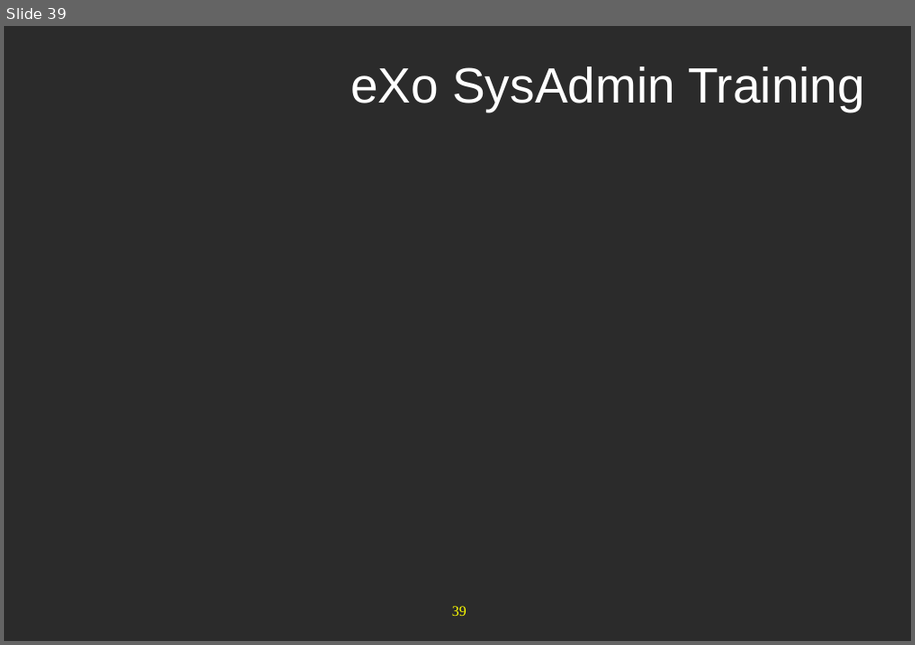
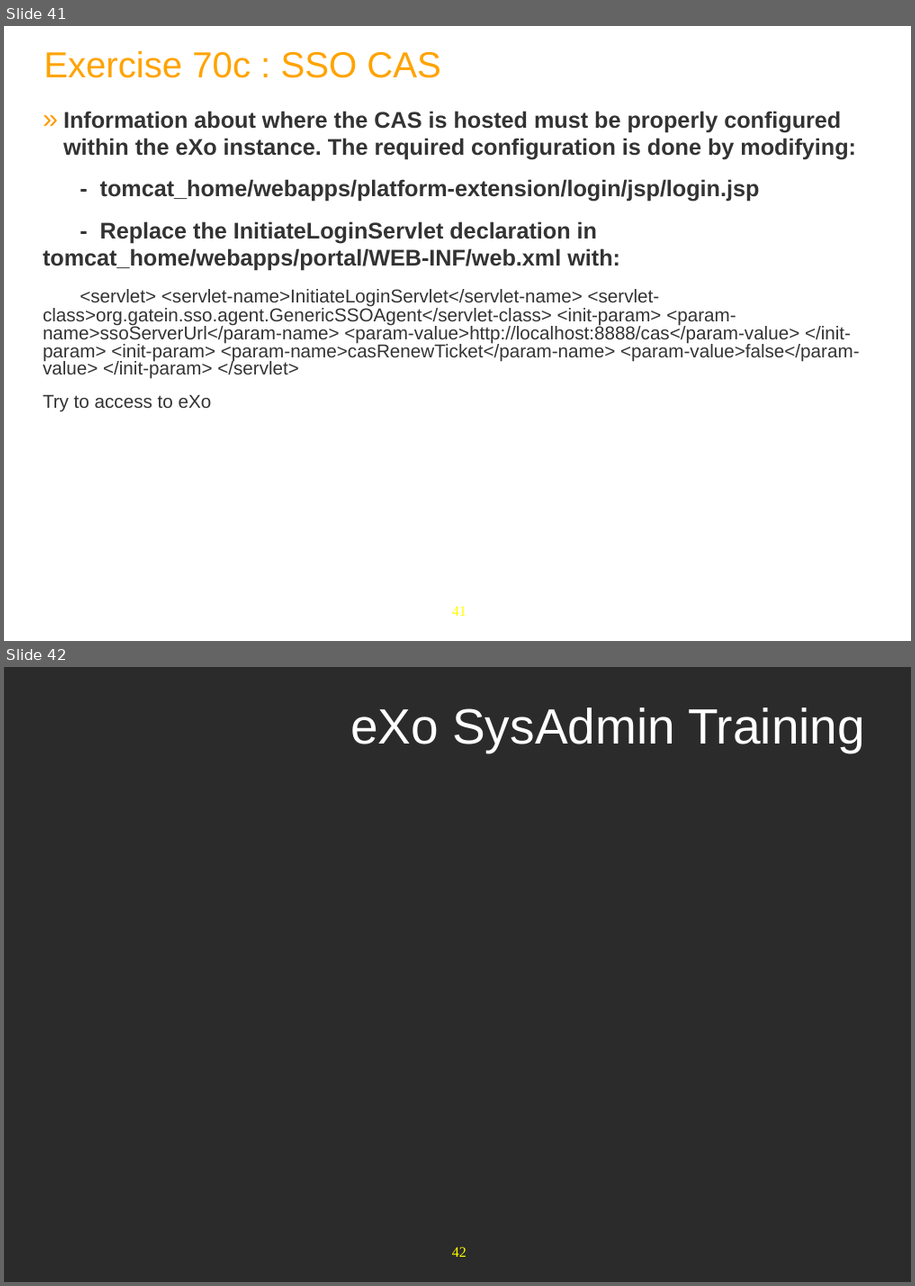
Before and after one commit to anhvurz90/training, a slide deck: exo-sysAdmin/970-LdapConfig-XSys.pptx. Shown one above the other, each under a label of ours: slide 39 before the commit, slides 41 and 42 after it. The pictures are 915x645 and 915x1286 pixels, drawn with LibreOffice and Linux fonts; fonts in the diff are those of the drawing; background and template pictures are left out; a plain dark background stands for a picture behind light text. Boxes give left, top, right and bottom in pixels: in the first picture for what was removed or moved away, otherwise in the second. Text is boxed around its words. In the diff, an @@ line names an element or a change of style, - is before the commit and + after.

```diff
--- a/exo-sysAdmin/970-LdapConfig-XSys.pptx
+++ b/exo-sysAdmin/970-LdapConfig-XSys.pptx
@@ slide 41 added at bbox=[4, 26, 911, 641], background #FFFFFF; not listed: 1 template element that a slide beside it also shows @@
@@ title added at bbox=[44, 51, 440, 78], 35 pt, text #FFA300 @@
+Exercise 70c : SSO CAS
@@ text added at bbox=[43, 111, 860, 411], 18 pt, text #333333 @@
+» Information about where the CAS is hosted must be properly configured within the eXo instance. The required configuration is done by modifying:
+- tomcat_home/webapps/platform-extension/login/jsp/login.jsp
+- Replace the InitiateLoginServlet declaration in tomcat_home/webapps/portal/WEB-INF/web.xml with:
+<servlet> <servlet-name>InitiateLoginServlet</servlet-name> <servlet-class>org.gatein.sso.agent.GenericSSOAgent</servlet-class> <init-param> <param-name>ssoServerUrl</param-name> <param-value>http://localhost:8888/cas</param-value> </init-param> <init-param> <param-name>casRenewTicket</param-name> <param-value>false</param-value> </init-param> </servlet>
+Try to access to eXo
@@ what was slide 39 is now slide 42 @@
@@ page number at bbox=[452, 1247, 467, 1257]: text changed @@
-39
+42
```
Also in this commit, not shown: 2 slides changed, 2 other slides added.
